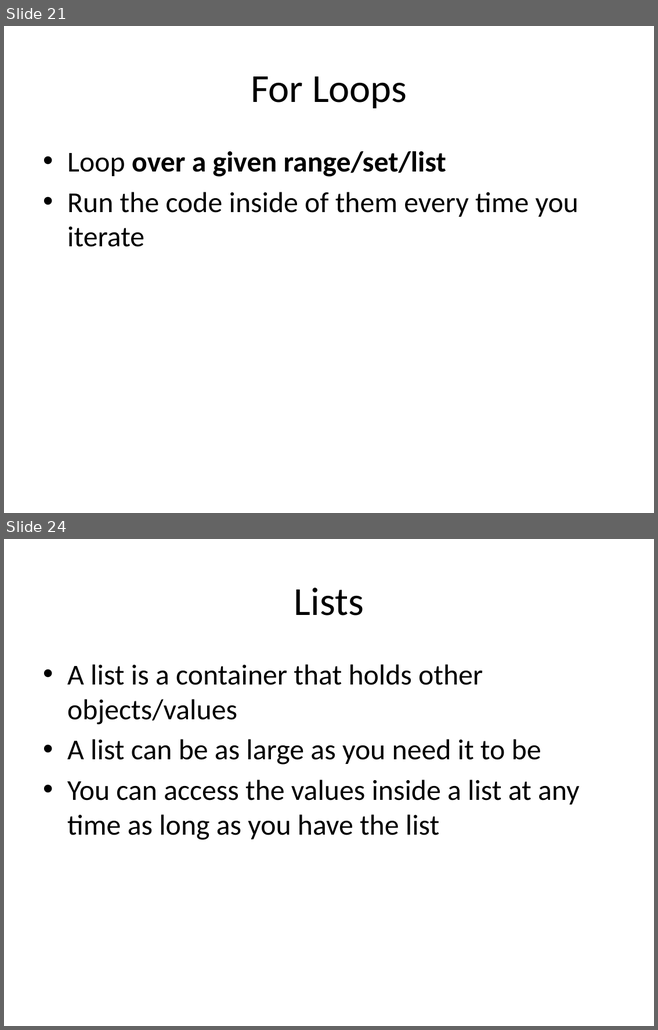
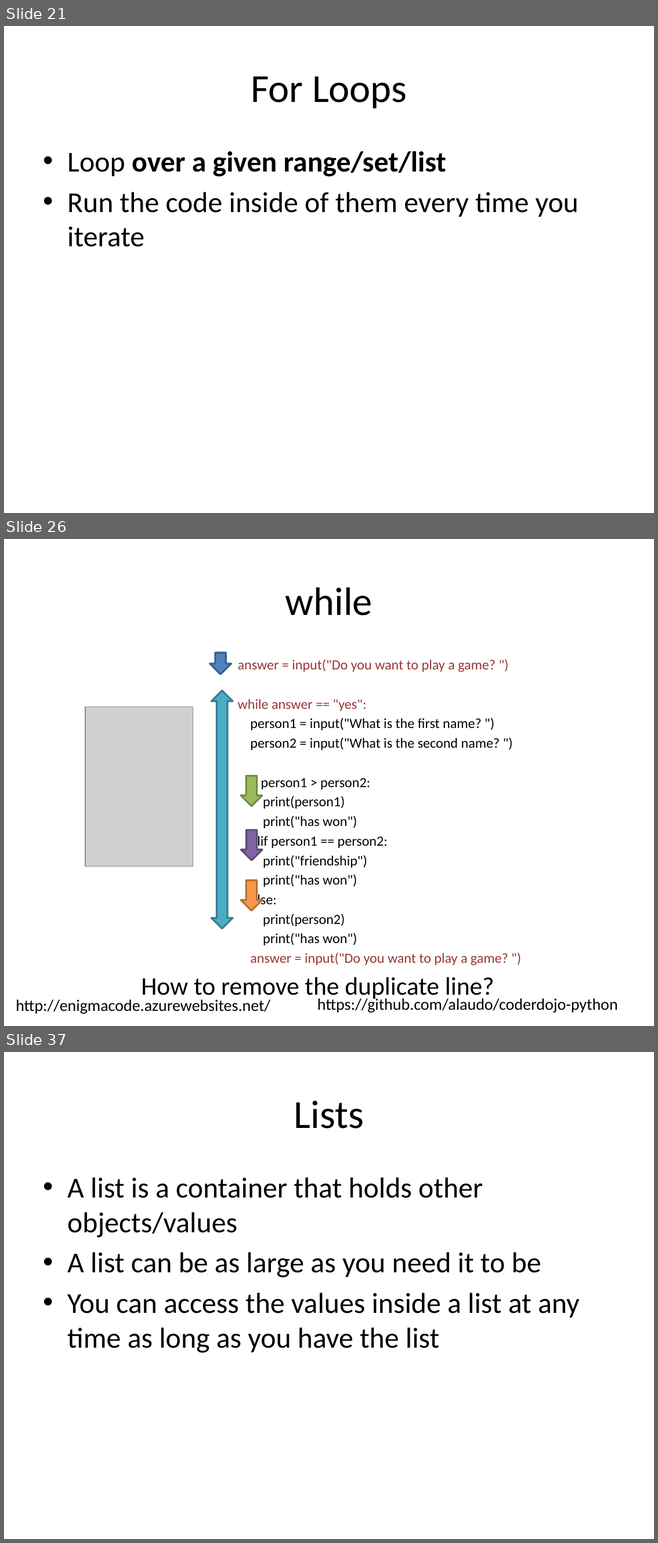
Before and after one commit to alaudo/coderdojo-python, a slide deck: dojo-presentation-intermediate.pptx. Shown one above the other, each under a label of ours: slides 21 and 24 before the commit, slides 21, 26 and 37 after it; the slides between them are not shown. The pictures are 658x1030 and 658x1543 pixels, drawn with LibreOffice and Linux fonts; fonts in the diff are those of the drawing; grey boxes stand for pictures. Boxes give left, top, right and bottom in pixels: in the first picture for what was removed or moved away, otherwise in the second. Text is boxed around its words. In the diff, an @@ line names an element or a change of style, - is before the commit and + after.

```diff
--- a/dojo-presentation-intermediate.pptx
+++ b/dojo-presentation-intermediate.pptx
@@ slide 26 added at [4, 539, 654, 1026], background #FFFFFF @@
@@ title added at [285, 587, 372, 616], 44 pt, text #000000 @@
+while
@@ down arrow added at [210, 653, 231, 674], fill #4F81BD, outline #3A5F8C 2 pt @@
@@ text added at [238, 659, 508, 965], 15.5 pt, text #000000 @@
+answer = input("Do you want to play a game? ")
+while answer == "yes":
+person1 = input("What is the first name? ")
+person2 = input("What is the second name? ")
+if person1 > person2:
+print(person1)
+print("has won")
+elif person1 == person2:
+print("friendship")
+print("has won")
+else:
+print(person2)
+print("has won")
+answer = input("Do you want to play a game? ")
@@ up down arrow added at [211, 690, 233, 929], fill #4BACC6, outline #377F92 2 pt @@
@@ picture added at [85, 707, 193, 866] @@
@@ down arrow added at [241, 776, 262, 806], fill #9BBB59, outline #738A42 2 pt @@
@@ down arrow added at [241, 830, 263, 860], fill #8064A2, outline #5F4A78 2 pt @@
@@ down arrow added at [241, 881, 262, 911], fill #F79646, outline #B76F34 2 pt @@
@@ text added at [141, 977, 494, 1001], 28 pt, text #000000 @@
+How to remove the duplicate line?
@@ text added at [16, 1000, 270, 1014], 18 pt, text #000000 @@
+http://enigmacode.azurewebsites.net/
@@ text added at [317, 996, 618, 1013], 18 pt, text #000000 @@
+https://github.com/alaudo/coderdojo-python
@@ what was slide 24 is now slide 37 @@
```
Also in this commit, not shown: 18 slides changed, 19 other slides added, 4 slides removed.
